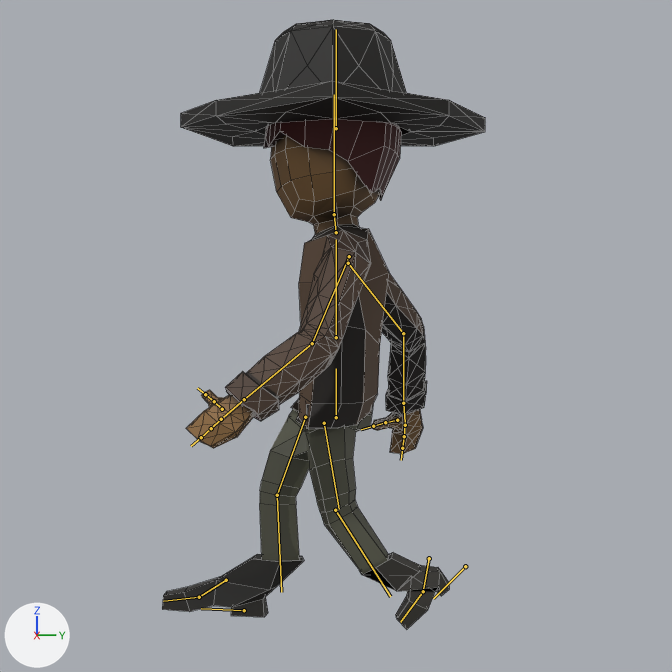
Renders of the Blender file art/ray/project.blend from each side of a commit.
Before and after are seen from the file's camera 'Left-Camera'. Lighting does not change. The marker at lower left points along +X, +Y and +Z. The picture after the commit comes second. Both versions are drawn at frame 11 of the action 'Walk-1'; the numbers are the values there. The bones that change, and the others that lie on the model, are drawn over the model as lines. Mesh edges are drawn as thin lines.

In view in the first picture: 'Character'.
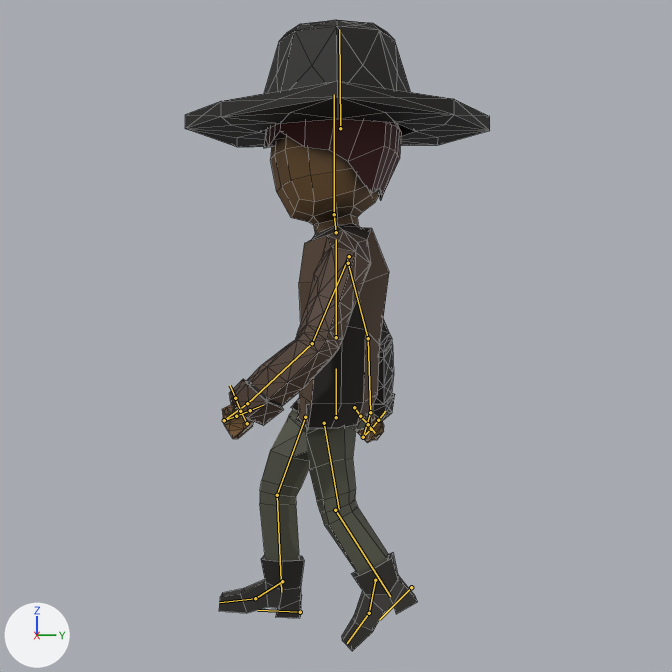
Boxes [x1, y1, x2, y2] around the edits, measured in the pictures (672 x 672 px):
'Character', posed: before [162, 20, 485, 629]; after [185, 20, 490, 651]
bone 'Hat', root to tip: before (336, 128) to (336, 29); after (340, 128) to (339, 29)
bone 'Lower Arm.L', root to tip: before (312, 343) to (244, 399); after (312, 343) to (247, 403)
bone 'Hand.L', root to tip: before (244, 399) to (223, 417); after (247, 403) to (226, 418)
bone 'Finger01.L', root to tip: before (221, 419) to (211, 428); after (224, 420) to (236, 416)
bone 'Thumb01.L', root to tip: before (222, 409) to (214, 401); after (247, 423) to (240, 411)
bone 'Upper Arm.R', root to tip: before (348, 263) to (403, 333); after (348, 263) to (368, 338)
bone 'Lower Arm.R', root to tip: before (403, 333) to (403, 403); after (368, 338) to (370, 412)
bone 'Hand.R', root to tip: before (403, 403) to (405, 422); after (370, 412) to (364, 434)
bone 'Finger01.R', root to tip: before (405, 425) to (404, 436); after (363, 437) to (371, 429)
bone 'Thumb01.R', root to tip: before (397, 420) to (385, 422); after (354, 407) to (360, 416)
bone 'Leg Control.L', root to tip: before (465, 566) to (433, 598); after (411, 587) to (379, 619)
bone 'Leg Control.R', root to tip: before (244, 610) to (201, 608); after (300, 612) to (257, 610)

The edits, one by one:
Bone 'Hat' (bone_hat) moves from (0.0, 0.0, 0.0) to (0.0, 0.0, -0.12).
Bone 'Lower Arm.L' (bone_lower_arm_l) turns from (10, 10, 15) to (-155, 196, -174) degrees about its own x, y and z.
Bone 'Hand.L' (bone_hand_l) turns from (0, 0, 0) to (-163, 160, -164) degrees about its own x, y and z.
Bone 'Finger01.L' (bone_finger01_l) turns from (0, 0, 0) to (88, -43, 58) degrees about its own x, y and z.
Bone 'Thumb01.L' (bone_thumb01_l) moves from (0.0, 0.0, 0.0) to (-0.33, -0.52, -0.08).
Bone 'Thumb01.L' (bone_thumb01_l) turns from (0, 0, 0) to (-183, -139, -187) degrees about its own x, y and z.
Bone 'Upper Arm.R' (bone_upper_arm_r) turns from (10, 20, 40) to (2, 0, 13) degrees about its own x, y and z.
Bone 'Lower Arm.R' (bone_lower_arm_r) turns from (10, -10, -20) to (27, -15, -14) degrees about its own x, y and z.
Bone 'Hand.R' (bone_hand_r) turns from (0, 0, 0) to (-4, -30, -18) degrees about its own x, y and z.
Bone 'Finger01.R' (bone_finger01_r) turns from (0, 0, 0) to (66, 43, -78) degrees about its own x, y and z.
Bone 'Thumb01.R' (bone_thumb01_r) moves from (0.0, 0.0, 0.0) to (-0.03, -0.34, -0.69).
Bone 'Thumb01.R' (bone_thumb01_r) turns from (0, 0, 0) to (267, 140, 247) degrees about its own x, y and z.
Bone 'Leg Control.L' (bone_leg_control_l) moves from (0.0, -1.5, -0.5) to (0.0, -0.06, -0.71).
Bone 'Leg Control.R' (bone_leg_control_r) moves from (0.0, 1.5, -0.3) to (0.0, 0.01, -0.26).
